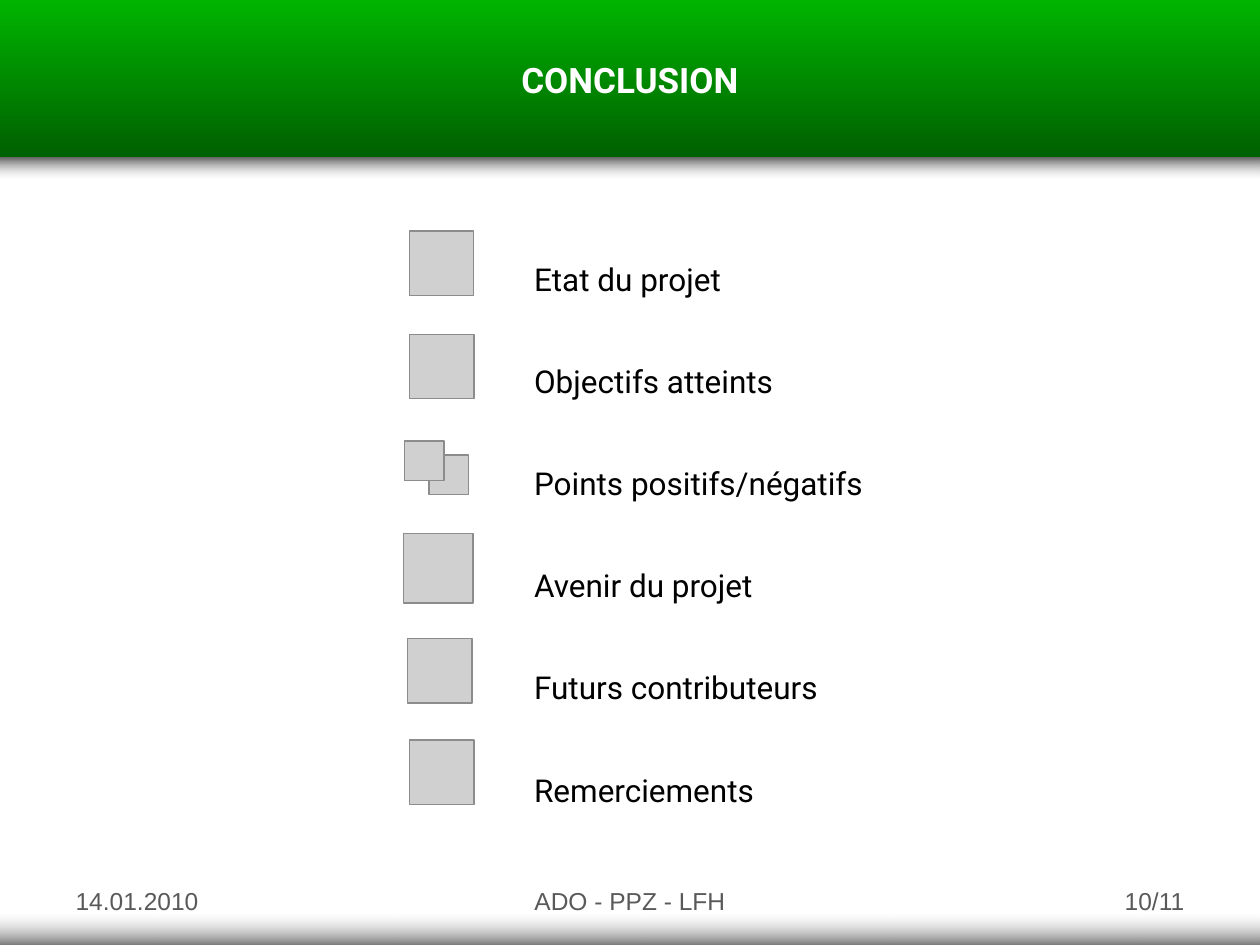
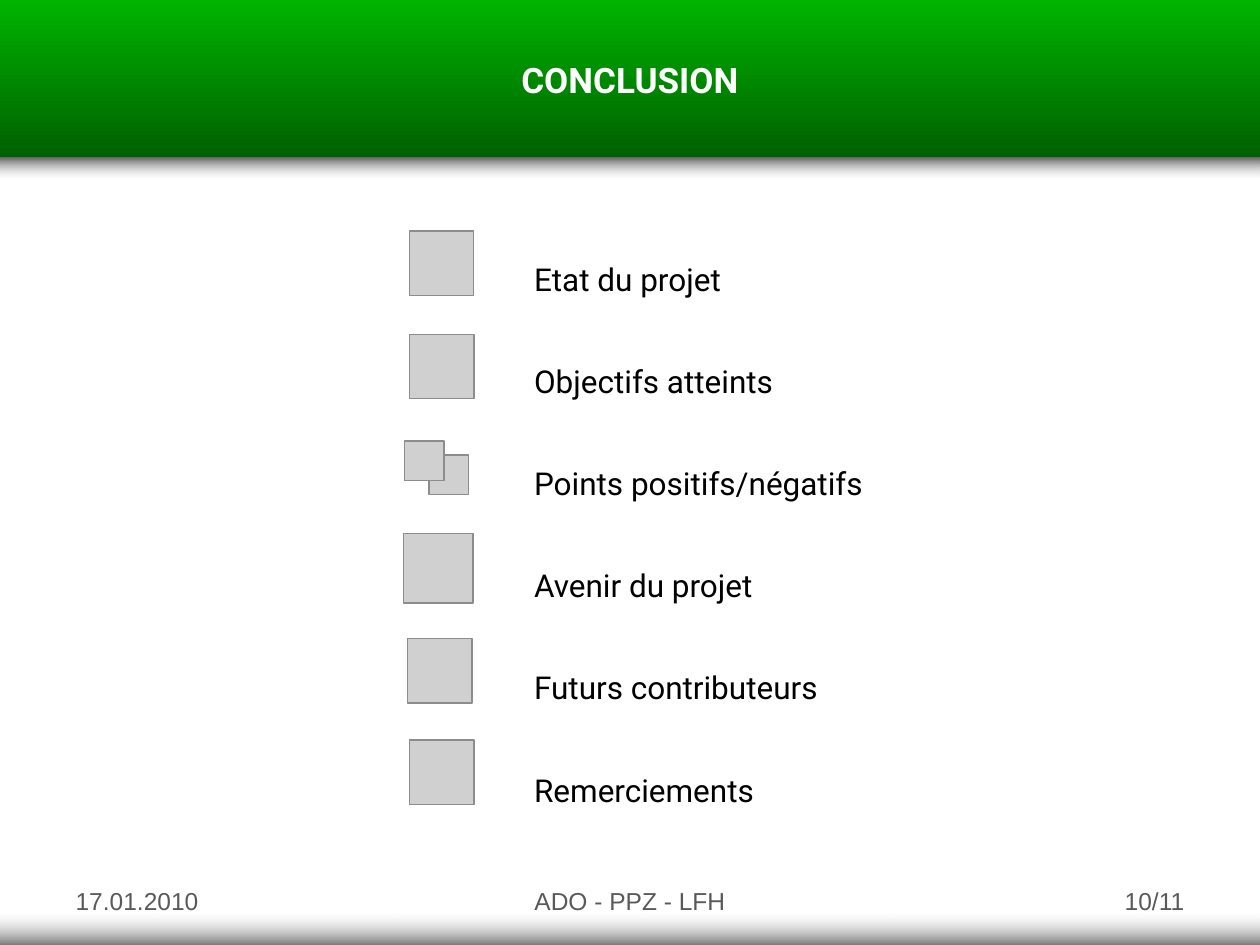
Before and after one commit to Adolio/asd-tower-defense, a slide deck: slide 10 of documents/presentation.pptx. Drawn at 1260x945 pixels with LibreOffice and Linux fonts; fonts in the diff are those of the drawing; grey boxes stand for pictures. Boxes give left, top, right and bottom in pixels: in the first picture for what was removed or moved away, otherwise in the second. Text is boxed around its words. In the diff, an @@ line names an element or a change of style, - is before the commit and + after.

```diff
--- a/documents/presentation.pptx
+++ b/documents/presentation.pptx
@@ text at (x1=76, y1=893, x2=199, y2=910): text changed @@
-14.01.2010
+17.01.2010
```
Also in this commit, not shown: 10 other slides changed.
